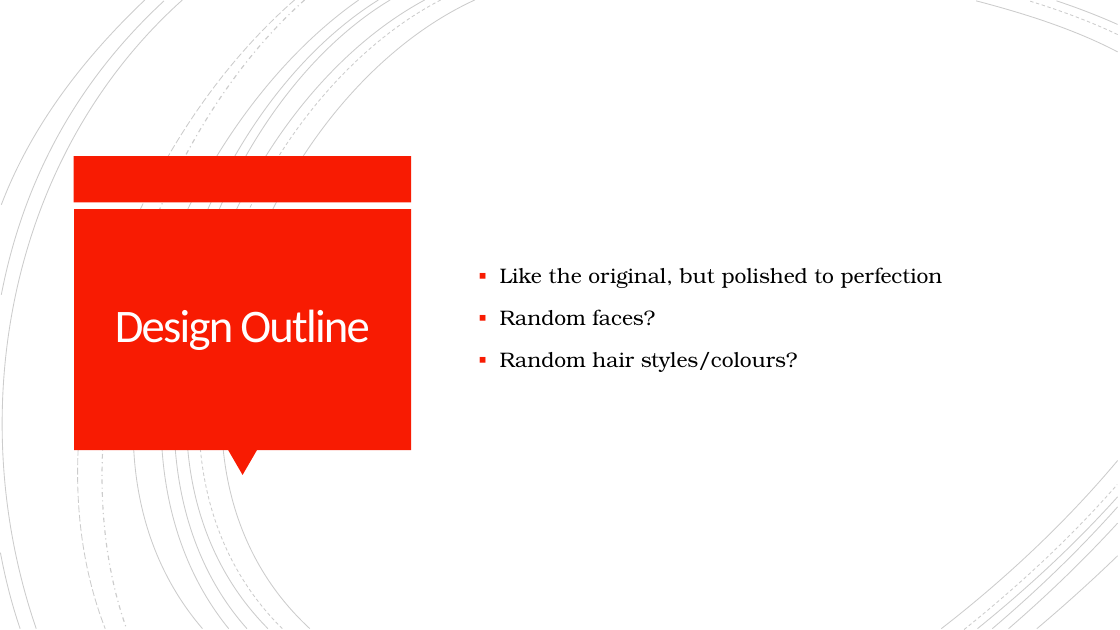
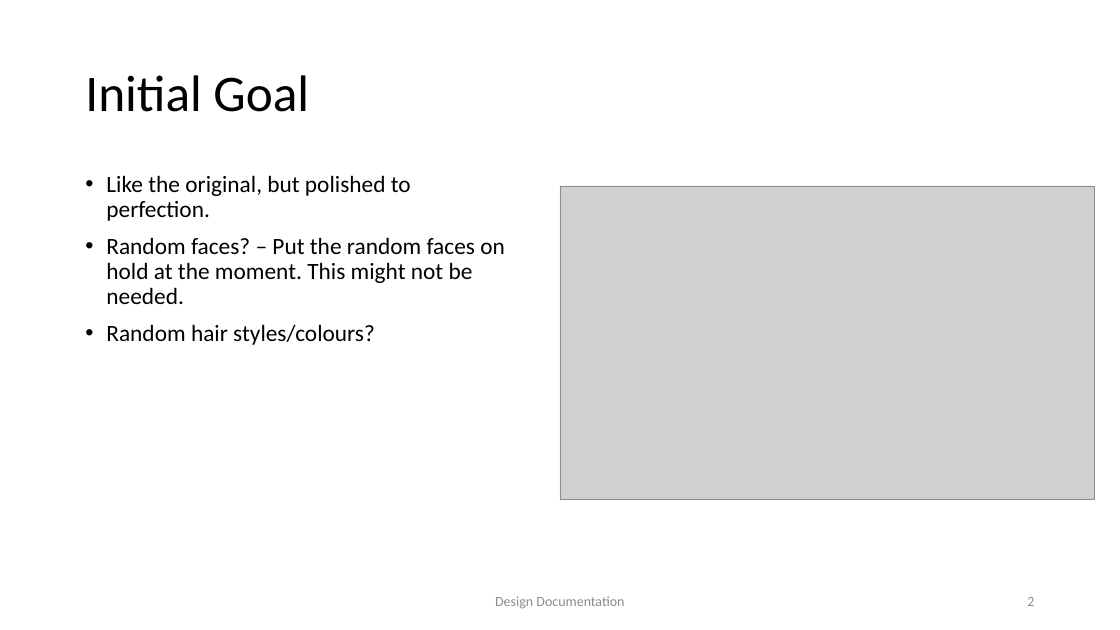
Before and after one commit to JMSams/JAT, a slide deck: slide 2 of Design Stuff/Design Document.pptx (slide 3 before the commit). Drawn at 1120x630 pixels with LibreOffice and Linux fonts; fonts in the diff are those of the drawing; grey boxes stand for pictures. Boxes give left, top, right and bottom in pixels: in the first picture for what was removed or moved away, otherwise in the second. Text is boxed around its words. In the diff, an @@ line names an element or a change of style, - is before the commit and + after.

Commit message:
- made some edit to the design doc, placholdered some UI for a number to increase when you collect hair.

```diff
--- a/Design Stuff/Design Document.pptx
+++ b/Design Stuff/Design Document.pptx
@@ group removed at [0,0,1118,630]: 21 freeform shapes @@
@@ title added at [85,75,309,112], 44 pt, text #000000 @@
+Initial Goal
@@ rectangle removed at [74,156,412,202] @@
@@ text "Like the original, but polished ...": place and size @@
-text "Like the original, but polished ..." at [500,267,943,372]
+text "Like the original, but polished ..." at [106,175,505,345]
@@ text "Like the original, but polished ..." at [106,175,505,345]: vertical alignment middle to top @@
@@ text at [106,175,505,304]: text changed; size 18 to 20 pt; font TeX Gyre Bonum to Calibri @@
-▪ Like the original, but polished to perfection
-▪ Random faces?
+• Like the original, but polished to perfection.
+• Random faces? – Put the random faces on hold at the moment. This might not be needed.
@@ rectangle removed at [74,209,411,450] @@
@@ picture added at [560,186,1095,500] @@
@@ text at [106,324,375,345]: size 18 to 20 pt, font TeX Gyre Bonum to Calibri in "Random hair styles/colours?"; bullet ▪ to •; line spacing 1.2 to 0.9 @@
@@ title removed at [115,309,370,350] @@
-Design Outline
@@ triangle removed at [228,450,257,476] @@
@@ text added at [495,596,624,609], 12 pt, text #8C8C8C @@
+Design Documentation
@@ page number added at [1027,597,1034,606], 12 pt, text #8C8C8C @@
+2
```
Also in this commit, not shown: 1 other slide changed, 4 slides added, 2 slides removed, 3 other files.
